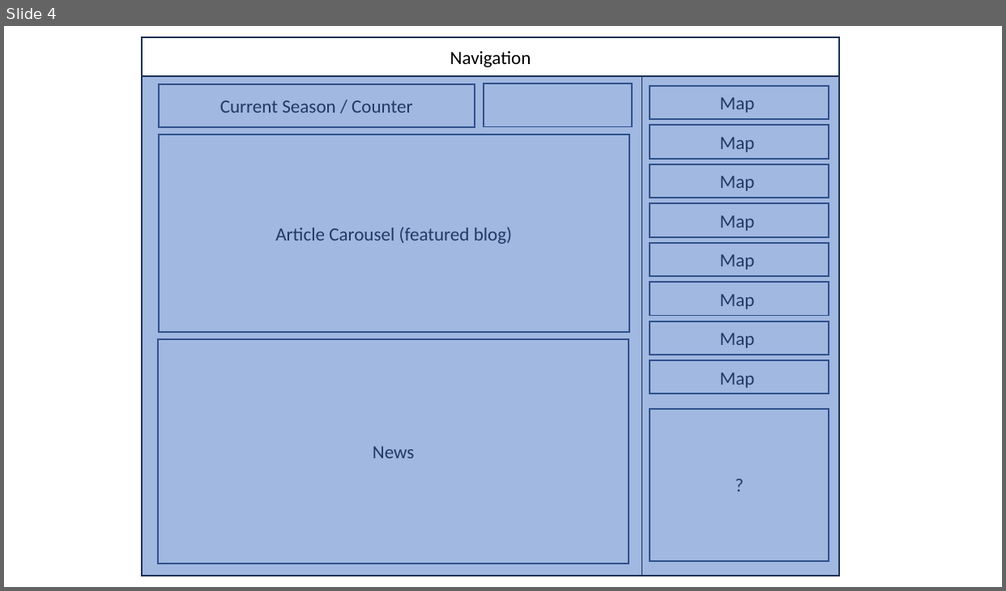
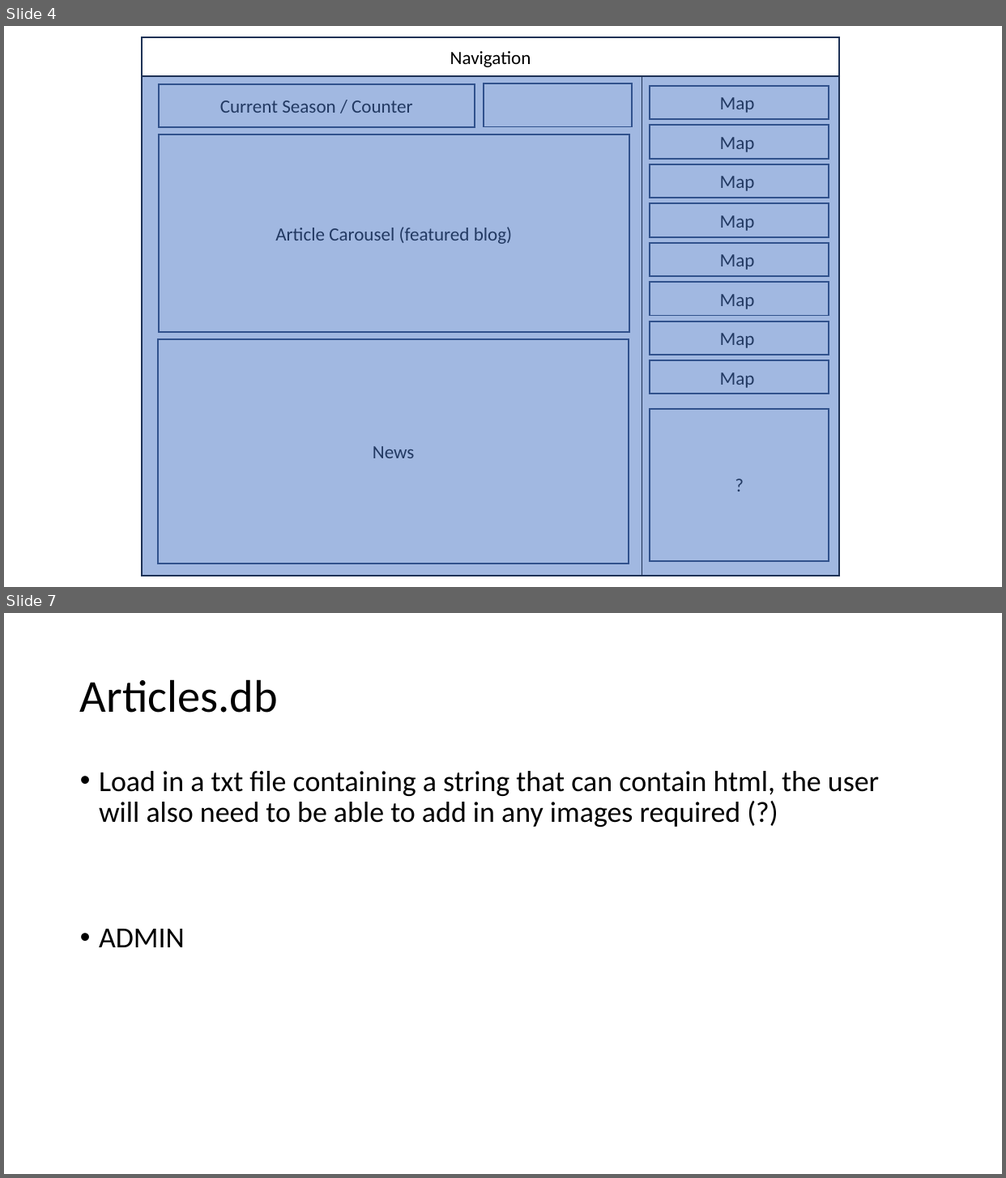
Before and after one commit to ald91/Vanadam-Website, a slide deck: Design/Design.pptx. Shown one above the other, each under a label of ours: slide 4 before the commit, slides 4 and 7 after it; the slides between them are not shown. The pictures are 1006x591 and 1006x1178 pixels, drawn with LibreOffice and Linux fonts; fonts in the diff are those of the drawing. Boxes give left, top, right and bottom in pixels: in the first picture for what was removed or moved away, otherwise in the second. Text is boxed around its words. In the diff, an @@ line names an element or a change of style, - is before the commit and + after.

```diff
--- a/Design/Design.pptx
+++ b/Design/Design.pptx
@@ slide 7 added at bbox=[4, 613, 1002, 1174], background #FFFFFF @@
@@ title added at bbox=[80, 679, 278, 713], 44 pt, text #000000 @@
+Articles.db
@@ text added at bbox=[99, 771, 879, 948], 28 pt, text #000000 @@
+• Load in a txt file containing a string that can contain html, the user will also need to be able to add in any images required (?)
+• ADMIN
```
Also in this commit, not shown: 3 other slides added, 1 slide removed, 1 other file.
